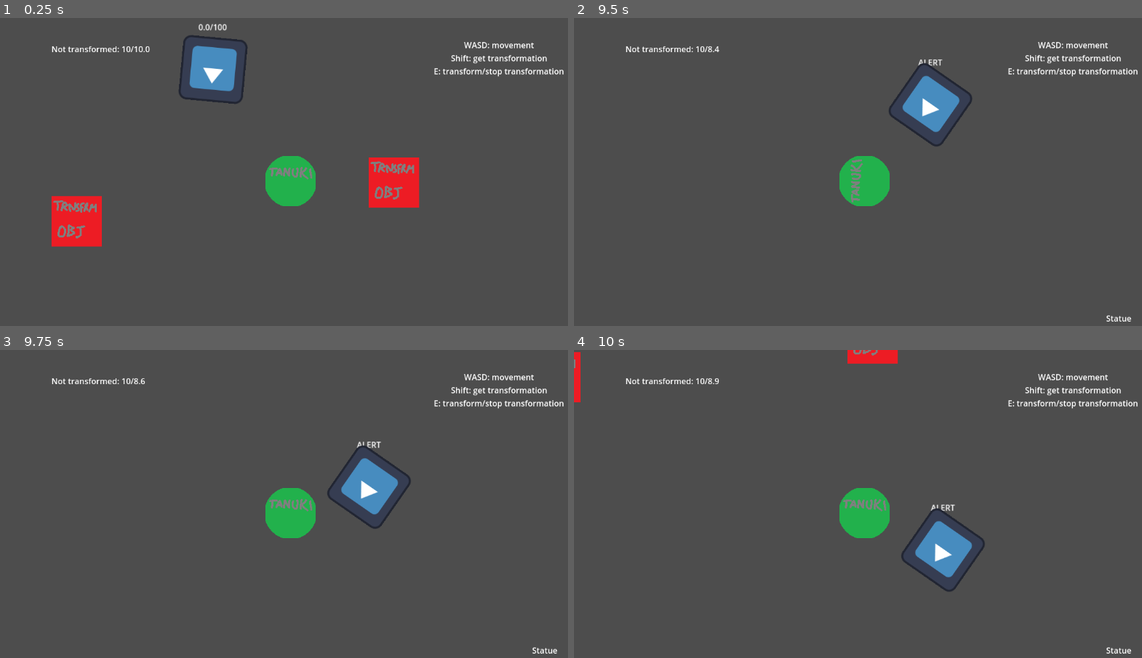
Above: before the commit, frames 1-4 (two rows, left to right).
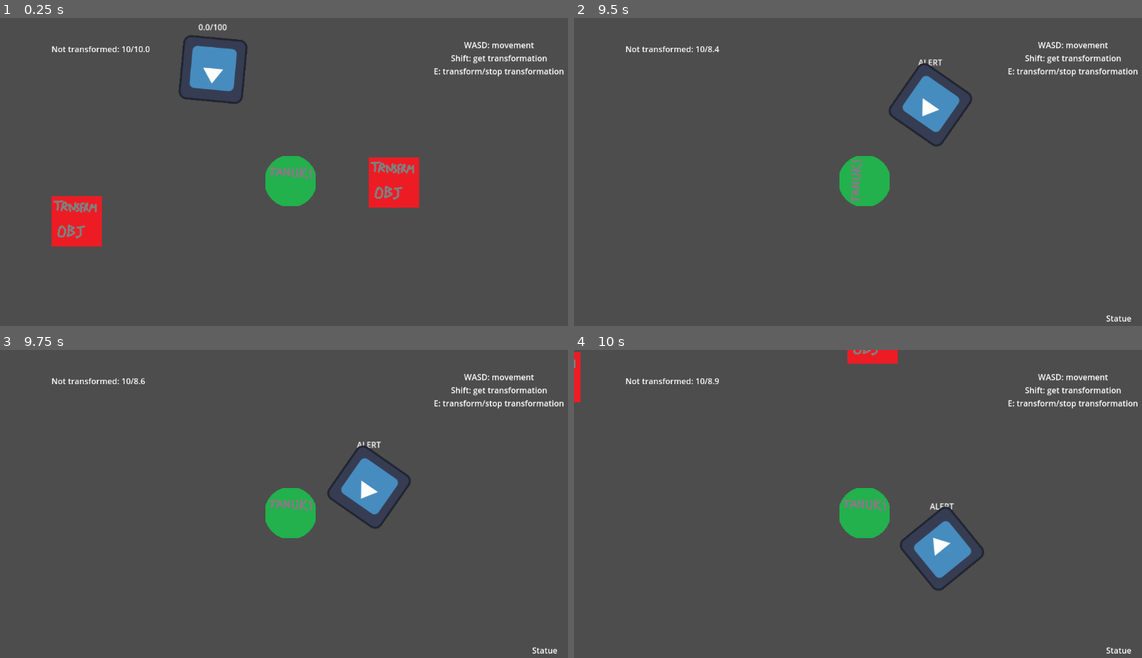
Above: after the commit, the same moments.

Repository: FinalExa/Tanuki
Game: Godot game, scene res://_Scenes/player_transform_test.tscn
The game is run twice, just before and just after one commit, with the same random seed, the same clock (stepped at 60 frames per second) and the same inputs. The engine's default icon, where the game draws it, is replaced by a stand-in: a white triangle on a blue panel in a dark square.
Inputs (mouse positions are in pixels of both pictures, inside the frame that each line leads up to):
- Up to frame 1 (0.25 s): no input
- Up to frame 2 (9.5 s): move the mouse to (994, 165) at 0.52 s; hold D (right) 0.53-1.28 s; click (994, 165) at 0.6 s; move the mouse to (750, 196) at 1.27 s; hold S (down) 1.28-2.03 s; tap Shift (interact) every 2.25 s from 1.35 to 8.1 s; move the mouse to (920, 110) at 2.02 s; hold D (right) 2.03-2.78 s; tap E (transformation) every 2.25 s from 2.1 to 8.85 s; move the mouse to (835, 245) at 2.77 s; hold W (up) 2.78-3.53 s; click (835, 245) at 2.85 s; move the mouse to (1039, 230) at 3.52 s; hold A (left) 3.53-5.03 s; move the mouse to (687, 131) at 4.27 s; move the mouse to (892, 181) at 5.02 s; hold S (down) 5.03-5.78 s; click (892, 181) at 5.1 s; move the mouse to (778, 98) at 5.77 s; hold D (right) 5.78-6.53 s; move the mouse to (994, 165) at 6.52 s; hold W (up) 6.53-7.28 s; move the mouse to (750, 196) at 7.27 s; hold D (right) 7.28-8.03 s; click (750, 196) at 7.35 s; move the mouse to (920, 110) at 8.02 s; hold S (down) 8.03-8.78 s; move the mouse to (835, 245) at 8.77 s; hold A (left) from 8.78 s (still down)
- Up to frame 3 (9.75 s): move the mouse to (465, 562) at 9.52 s; release A (left) at 9.53 s; hold W (up) from 9.53 s (still down); click (465, 562) at 9.6 s
- Up to frame 4 (10 s): keep holding W (up)

Frames 1-3 are identical in both runs. In frame 4, 0.9% of the frame differs, in the area x 57-73%, y 49-79%.

Commit message:
Pre chase duration change

Diff:
--- a/Enemies/guard.tscn
+++ b/Enemies/guard.tscn
@@ -170,7 +170,7 @@
 catchPreparationDuration = 1.0
 targetNotSeenDuration = 5.0
 targetNotSeenLastLocationThreshold = 100.0
-preChaseDuration = 1.0
+preChaseDuration = 0.5
 rayTargets = [NodePath("Target"), NodePath("Target2"), NodePath("Target3"), NodePath("Target4"), NodePath("Target5"), NodePath("Target6"), NodePath("Target7"), NodePath("Target8")]
 alertText = "ALERT"
 guardAlertValue = NodePath("../../AlertValue")
